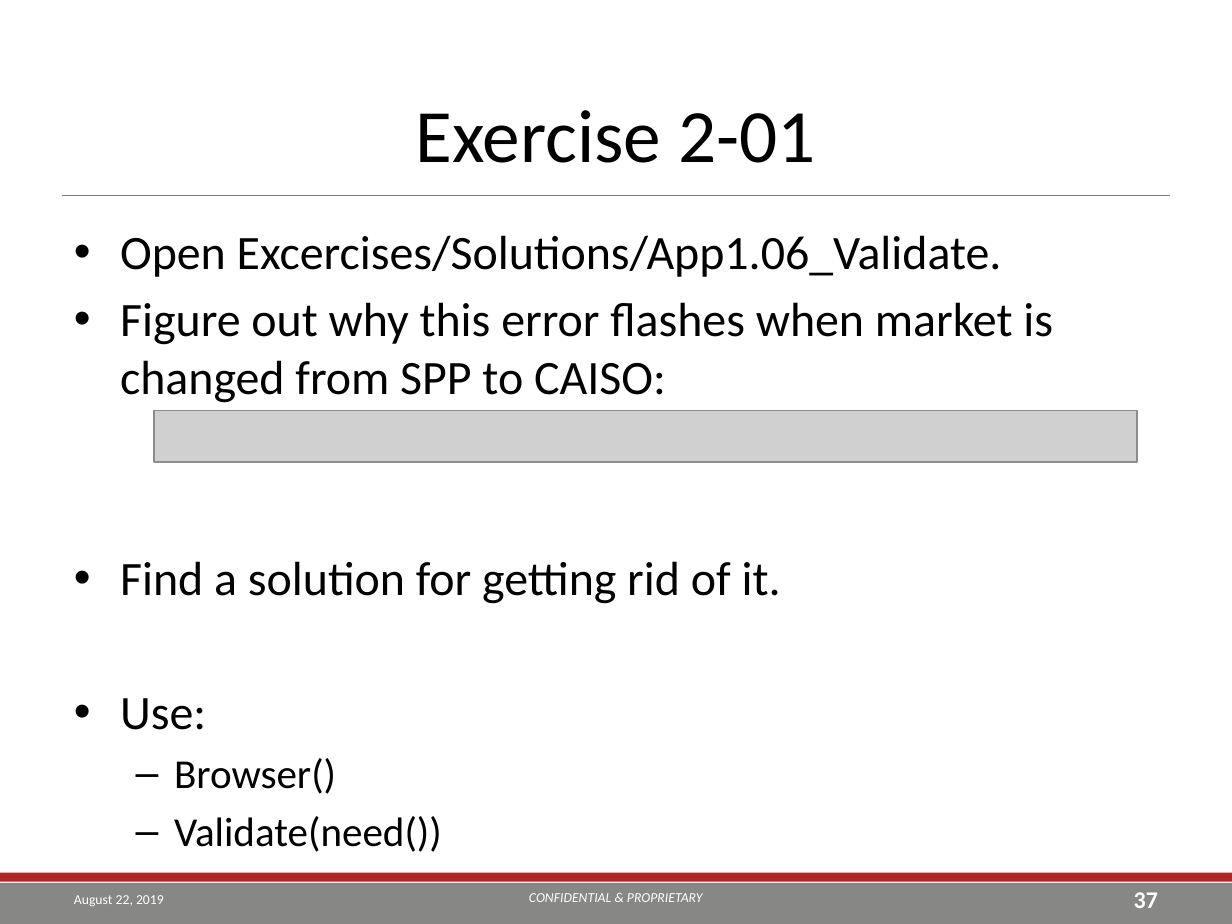
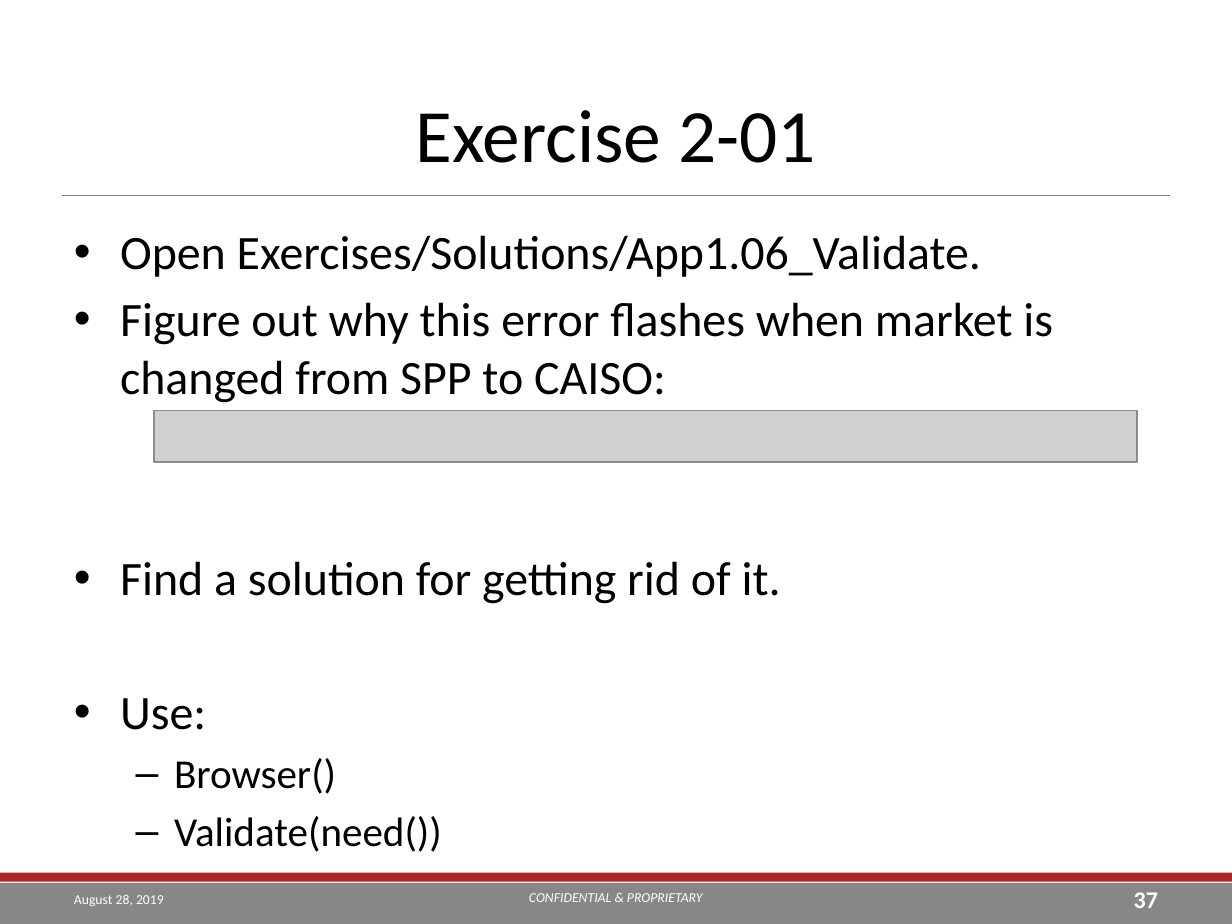
Before and after one commit to TEA-Analytics/ShinyWorkshop, a slide deck: slide 37 of Day 2.pptx. Drawn at 1232x924 pixels with LibreOffice and Linux fonts; fonts in the diff are those of the drawing; grey boxes stand for pictures; background and template pictures are left out. Boxes give left, top, right and bottom in pixels: in the first picture for what was removed or moved away, otherwise in the second. Text is boxed around its words. In the diff, an @@ line names an element or a change of style, - is before the commit and + after.

```diff
--- a/Day 2.pptx
+++ b/Day 2.pptx
@@ text at [120,235,981,277]: text changed @@
-• Open Excercises/Solutions/App1.06_Validate.
+• Open Exercises/Solutions/App1.06_Validate.
@@ text at [74,895,164,906]: text changed @@
-August 22, 2019
+August 28, 2019
```
Also in this commit, not shown: 49 other slides changed, 2 slides added.
